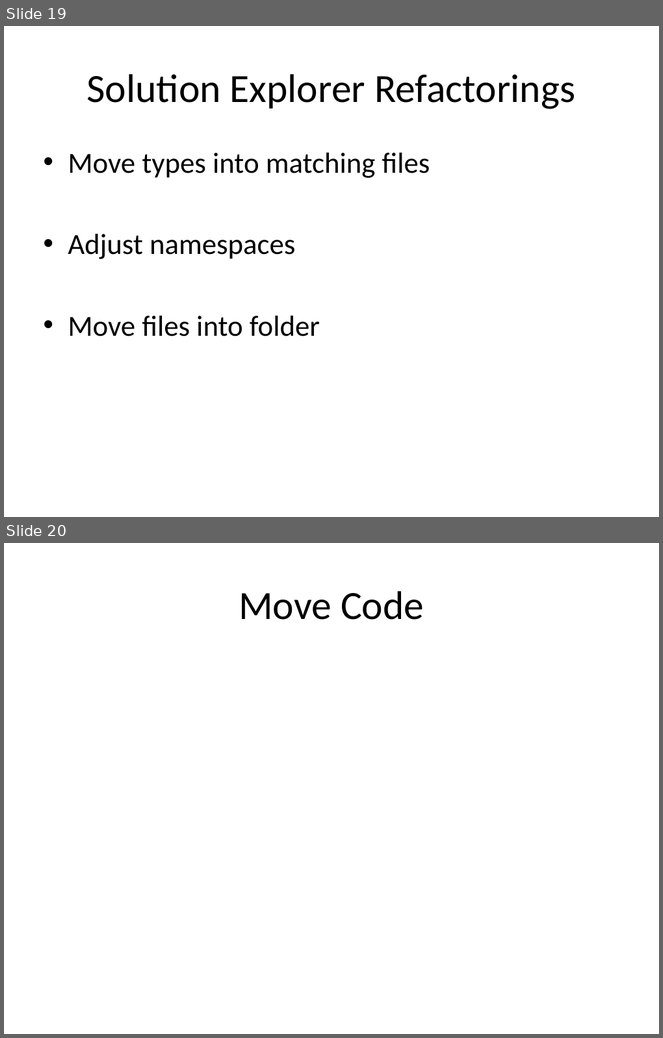
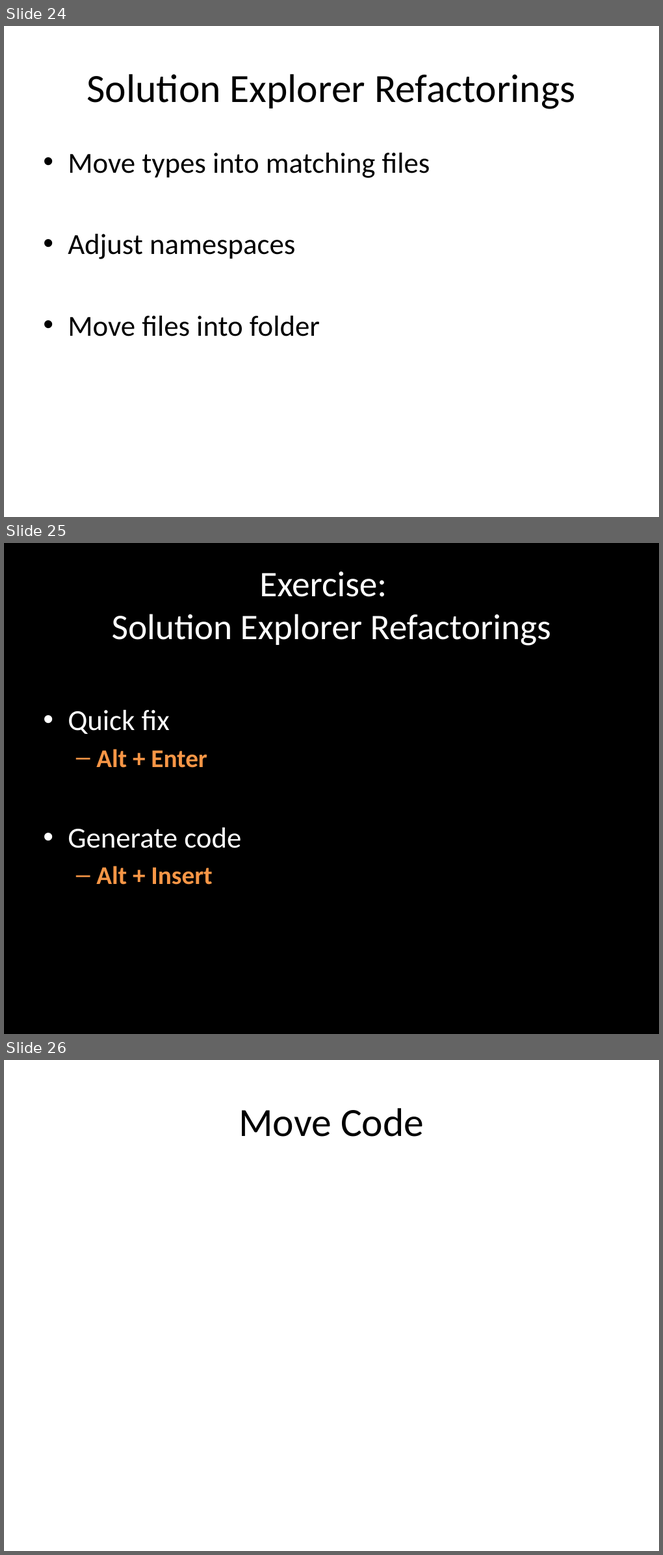
Before and after one commit to rasmuskl/ReSharperCourse, a slide deck: Presentations/2 - Exercises - ReSharper Course.pptx. Shown one above the other, each under a label of ours: slides 19 and 20 before the commit, slides 24, 25 and 26 after it. The pictures are 663x1038 and 663x1555 pixels, drawn with LibreOffice and Linux fonts; fonts in the diff are those of the drawing. Boxes give left, top, right and bottom in pixels: in the first picture for what was removed or moved away, otherwise in the second. Text is boxed around its words. In the diff, an @@ line names an element or a change of style, - is before the commit and + after.

Commit message:
Finished generate code and refactor rename.

```diff
--- a/Presentations/2 - Exercises - ReSharper Course.pptx
+++ b/Presentations/2 - Exercises - ReSharper Course.pptx
@@ slide 25 added at (x1=4, y1=543, x2=659, y2=1034), background #000000 @@
@@ title added at (x1=112, y1=572, x2=551, y2=646), 39.6 pt, text #FFFFFF @@
+Exercise:
+Solution Explorer Refactorings
@@ text added at (x1=68, y1=710, x2=241, y2=885), 32 pt, text #FFFFFF @@
+• Quick fix
+  – Alt + Enter
+• Generate code
+  – Alt + Insert
@@ what was slide 19 is now slide 24 @@
@@ what was slide 20 is now slide 26 @@
```
Also in this commit, not shown: 7 slides changed, 7 other slides added, 5 other files.
